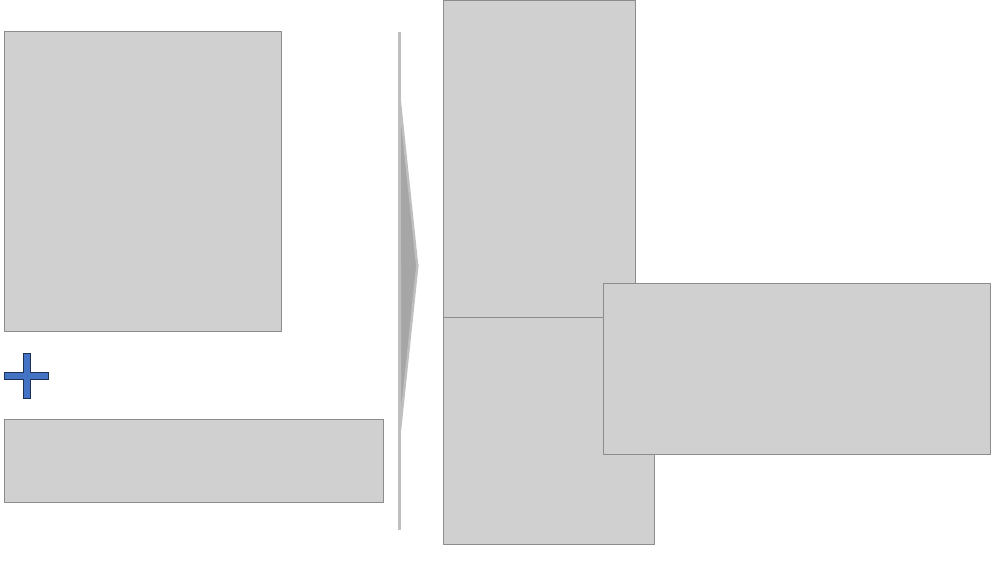
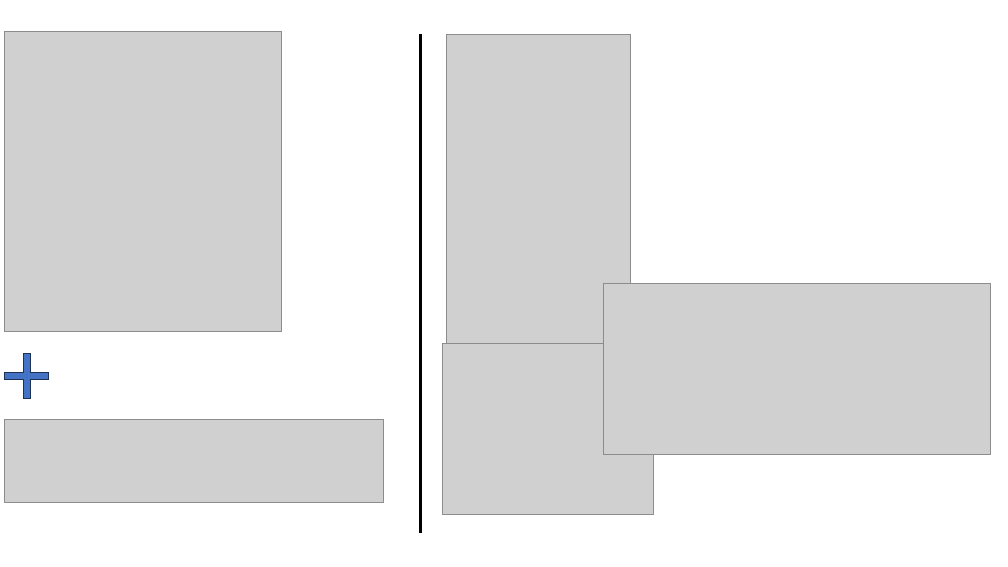
Before and after one commit to LearnWithLlew/TestingBetterWithApprovals.Slides, a slide deck: slide 39 of slides/Testing Better with Approvals.pptx (slide 42 before the commit). Drawn at 1008x567 pixels with LibreOffice and Linux fonts; fonts in the diff are those of the drawing; grey boxes stand for pictures. Boxes give left, top, right and bottom in pixels: in the first picture for what was removed or moved away, otherwise in the second. Text is boxed around its words. In the diff, an @@ line names an element or a change of style, - is before the commit and + after.

```diff
--- a/slides/Testing Better with Approvals.pptx
+++ b/slides/Testing Better with Approvals.pptx
@@ line moved from (400, 32) - (400, 530) to (420, 35) - (420, 532) @@
@@ line (420, 35) - (420, 532): stroke #BFBFBF 3 pt to #000000 3 pt @@
@@ picture resized from (x1=444, y1=0, x2=636, y2=320) to (x1=446, y1=35, x2=631, y2=344) @@
@@ freeform shape removed at (x1=400, y1=100, x2=417, y2=431) @@
@@ picture resized from (x1=444, y1=318, x2=655, y2=544) to (x1=442, y1=344, x2=653, y2=514) @@
```
Also in this commit, not shown: 2 other slides changed, 1 slide added, 5 slides removed.
